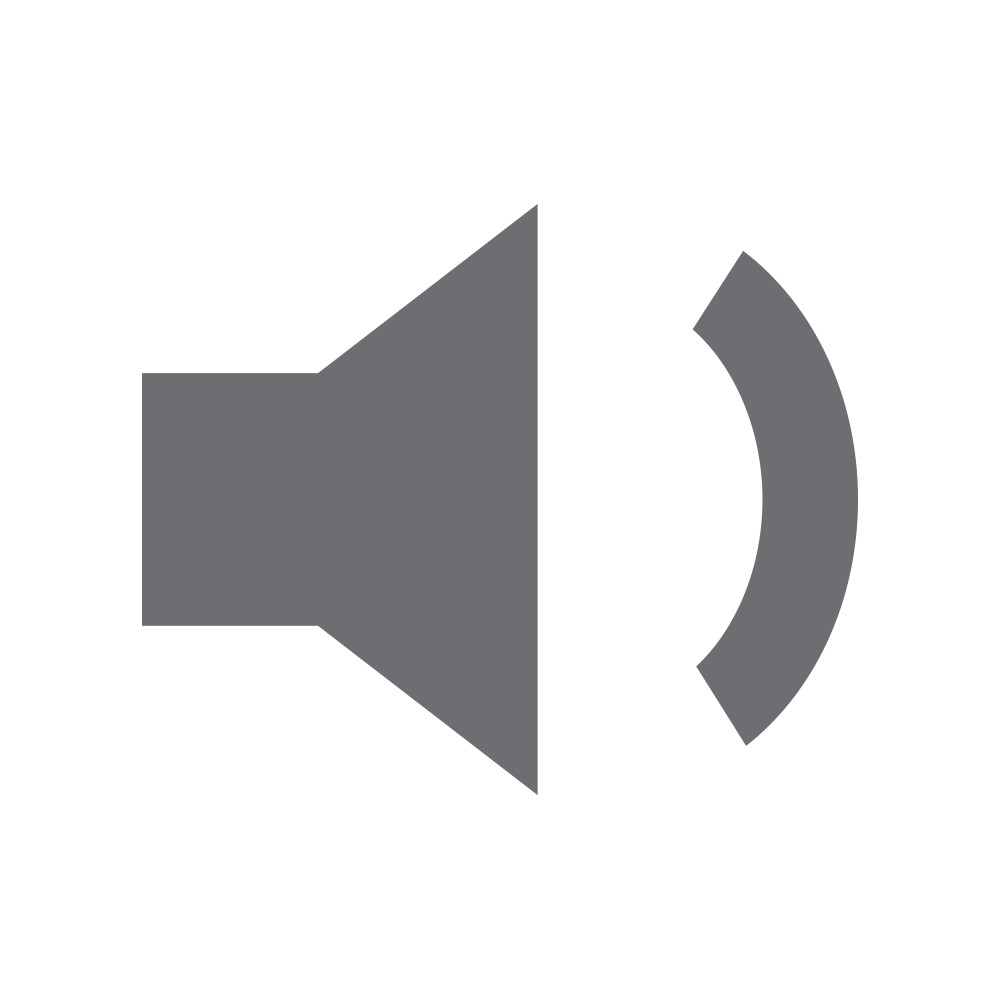
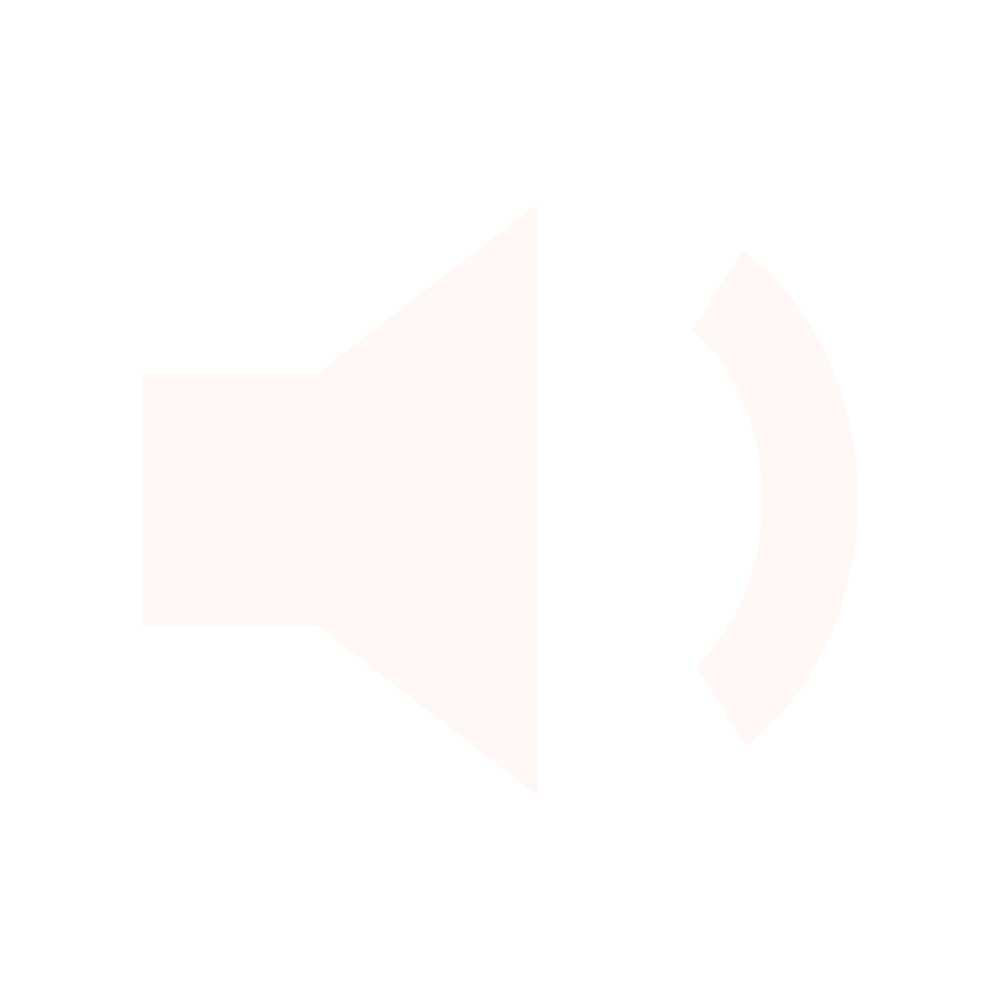
Two versions of the same layered image (1000×1000). Layer-by-layer changes:
pixels changed over [142, 204, 858, 795] (layer not identified)
